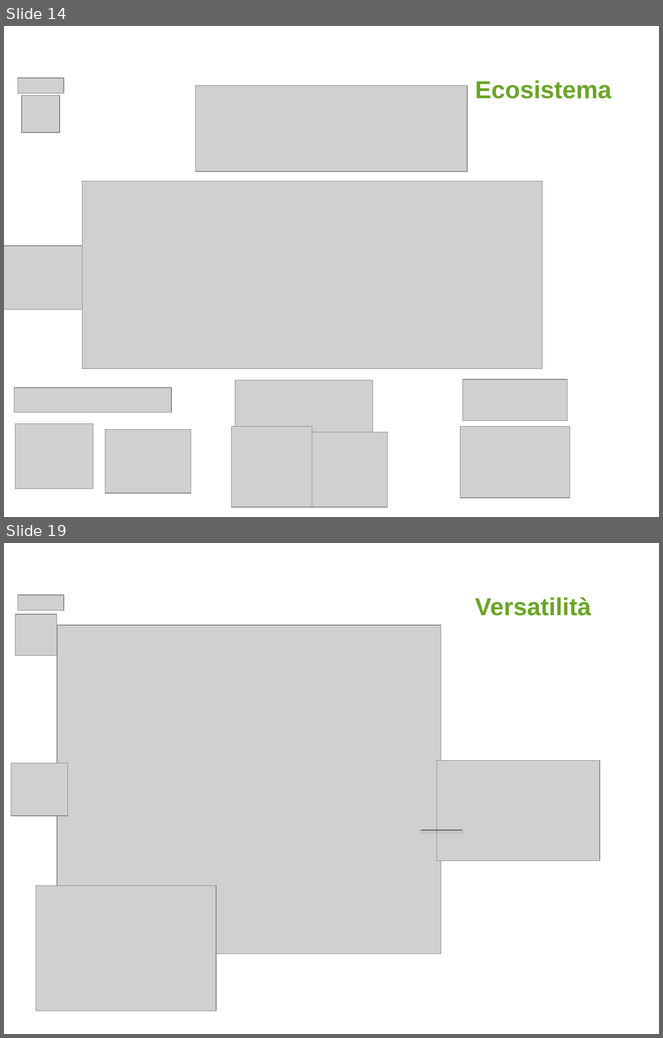
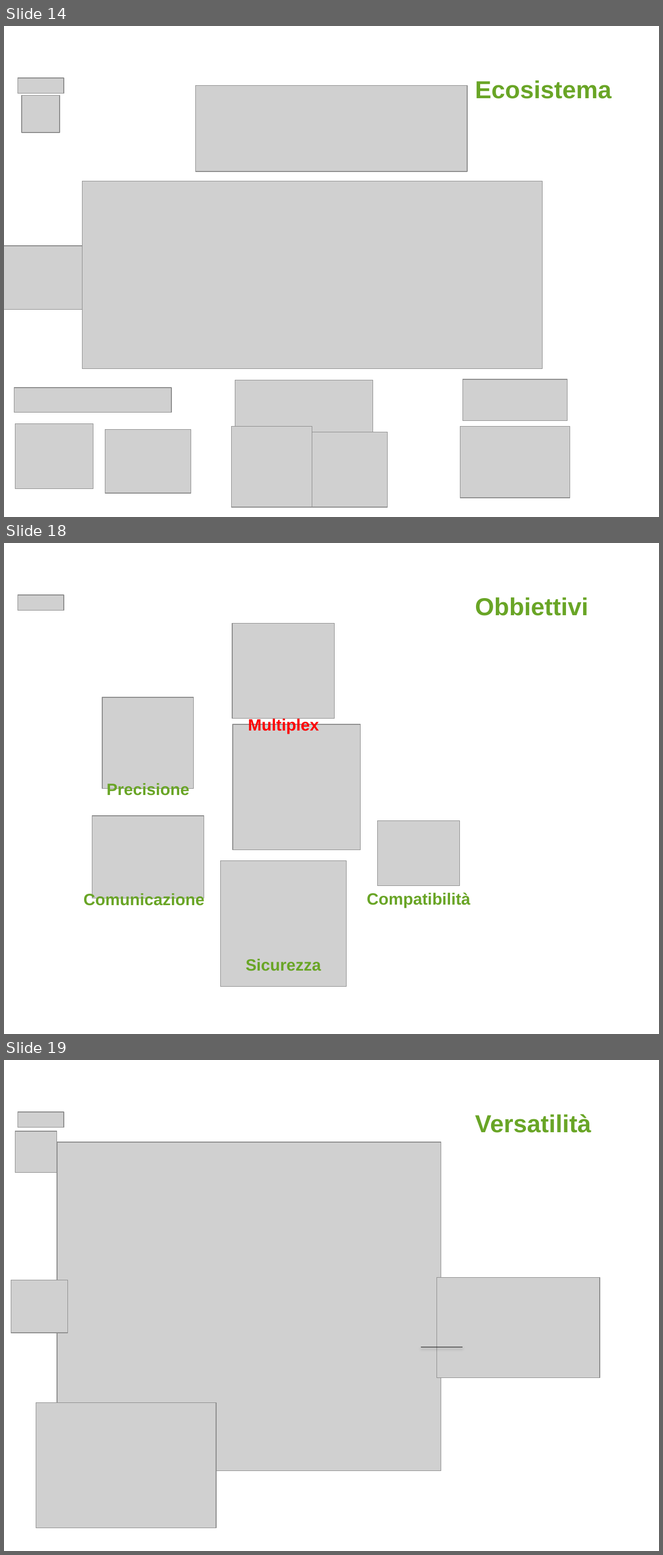
Before and after one commit to AlessioTommasi-supsi/iotProject, a slide deck: docs/tesi/MSE_Master Thesis_Presentation_AlessioTommasi PostIncontro.pptx. Shown one above the other, each under a label of ours: slides 14 and 19 before the commit, slides 14, 18 and 19 after it; the slides between them are not shown. The pictures are 663x1038 and 663x1555 pixels, drawn with LibreOffice and Linux fonts; fonts in the diff are those of the drawing; grey boxes stand for pictures; background and template pictures are left out. Boxes give left, top, right and bottom in pixels: in the first picture for what was removed or moved away, otherwise in the second. Text is boxed around its words. In the diff, an @@ line names an element or a change of style, - is before the commit and + after.

```diff
--- a/docs/tesi/MSE_Master Thesis_Presentation_AlessioTommasi PostIncontro.pptx
+++ b/docs/tesi/MSE_Master Thesis_Presentation_AlessioTommasi PostIncontro.pptx
@@ slide 18 added at (4,543,659,1034), background #FFFFFF @@
@@ picture added at (18,595,64,610) @@
@@ text added at (475,597,588,616), 27 pt, text #69A526, bold @@
+Obbiettivi
@@ picture added at (232,623,334,719) @@
@@ picture added at (102,697,193,788) @@
@@ picture added at (233,724,360,850) @@
@@ text added at (248,718,319,734), 18 pt, text #FF0000, bold @@
+Multiplex
@@ text added at (106,783,189,798), 18 pt, text #69A526, bold @@
+Precisione
@@ picture added at (92,816,204,899) @@
@@ picture added at (377,821,460,886) @@
@@ picture added at (220,861,346,987) @@
@@ text added at (84,892,205,909), 18 pt, text #69A526, bold @@
+Comunicazione
@@ text added at (367,893,470,908), 18 pt, text #69A526, bold @@
+Compatibilità
@@ text added at (246,959,321,971), 18 pt, text #69A526, bold @@
+Sicurezza
```
Also in this commit, not shown: 3 slides changed, 11 other slides added, 10 slides removed, 2 other files.
